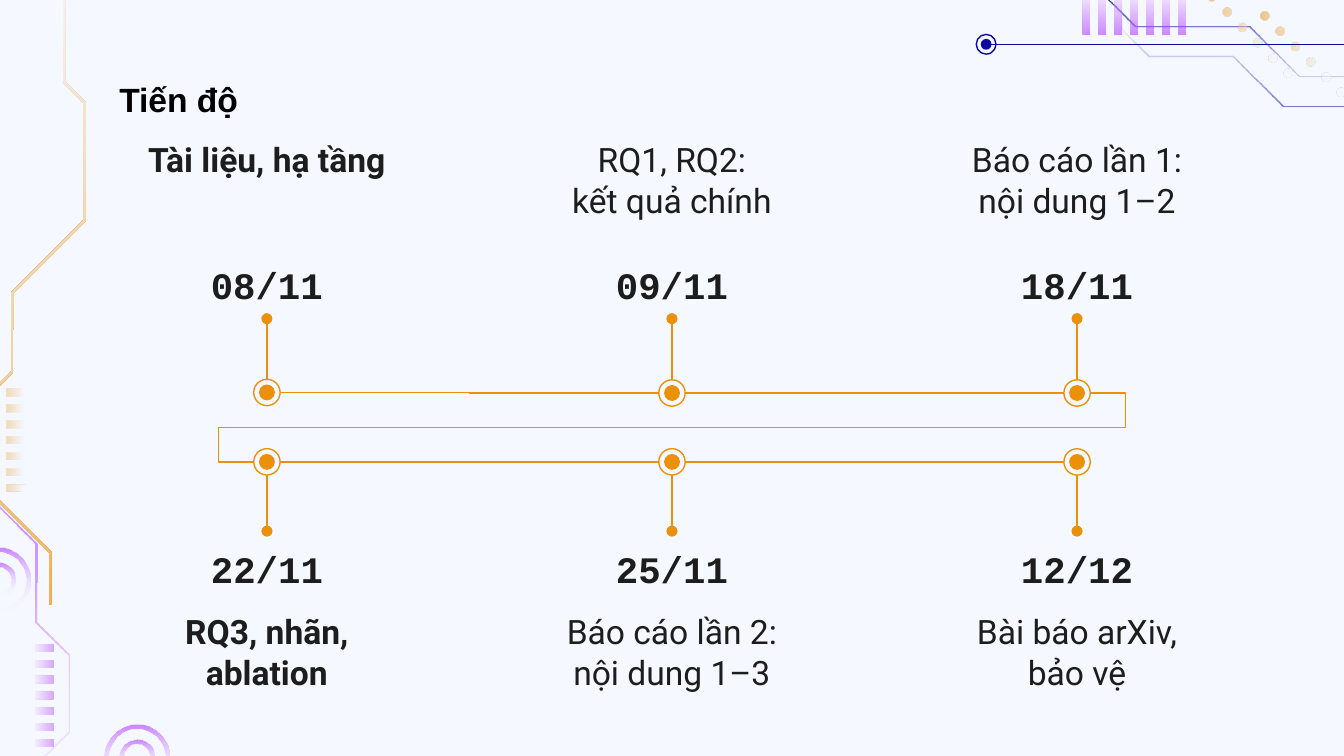
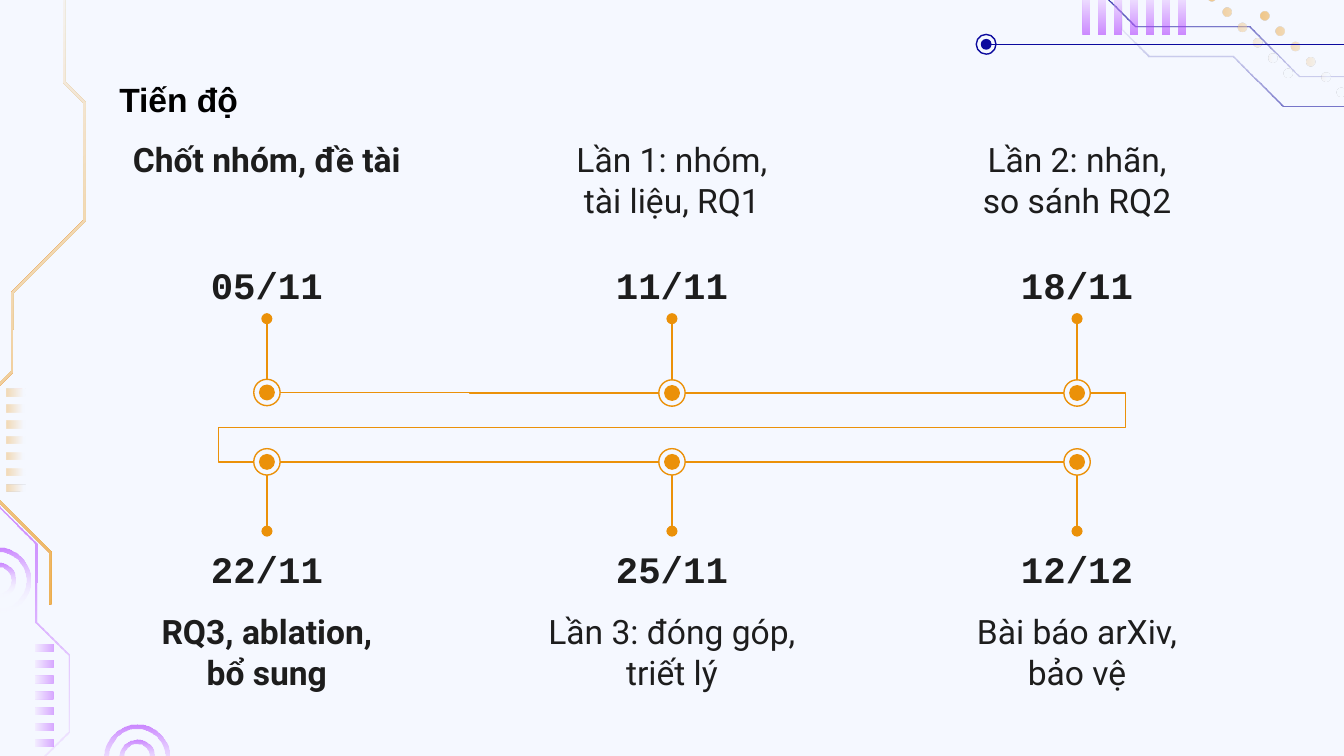
Before and after one commit to doanan293/grounded-or-guessed, a slide deck: slide 19 of docs/presentation/bao-cao-lan-1.pptx (slide 17 before the commit). Drawn at 1344x756 pixels with LibreOffice and Linux fonts; fonts in the diff are those of the drawing; background and template pictures are left out. Boxes give left, top, right and bottom in pixels: in the first picture for what was removed or moved away, otherwise in the second. Text is boxed around its words. In the diff, an @@ line names an element or a change of style, - is before the commit and + after.

Commit message:
docs: three progress reports (lần 1 11/11: group, work split by work package, AI tools, status after week 1, RQ1 only; lần 2 18-19/11: + repaired labels, main comparison; lần 3 25-26/11: + review, ablation, additions, static tools, RQ3, contributions); failure analysis moved to the final submission; decks for all three; staging tests for four versions

```diff
--- a/docs/presentation/bao-cao-lan-1.pptx
+++ b/docs/presentation/bao-cao-lan-1.pptx
@@ text at (x1=133, y1=145, x2=400, y2=178): text changed @@
-Tài liệu, hạ tầng
+Chốt nhóm, đề tài
@@ text at (x1=576, y1=144, x2=767, y2=219): text changed @@
-RQ1, RQ2:
-kết quả chính
+Lần 1: nhóm,
+tài liệu, RQ1
@@ text at (x1=983, y1=144, x2=1171, y2=217): text changed @@
-Báo cáo lần 1:
-nội dung 1–2
+Lần 2: nhãn,
+so sánh RQ2
@@ text at (x1=211, y1=272, x2=323, y2=300): text changed @@
-08/11
+05/11
@@ text at (x1=616, y1=272, x2=728, y2=300): text changed @@
-09/11
+11/11
@@ text at (x1=162, y1=618, x2=372, y2=692): text changed @@
-RQ3, nhãn,
-ablation
+RQ3, ablation,
+bổ sung
@@ text at (x1=548, y1=616, x2=795, y2=692): text changed @@
-Báo cáo lần 2:
-nội dung 1–3
+Lần 3: đóng góp,
+triết lý
```
Also in this commit, not shown: 9 other slides changed, 5 slides added, 3 slides removed, 21 other files.
